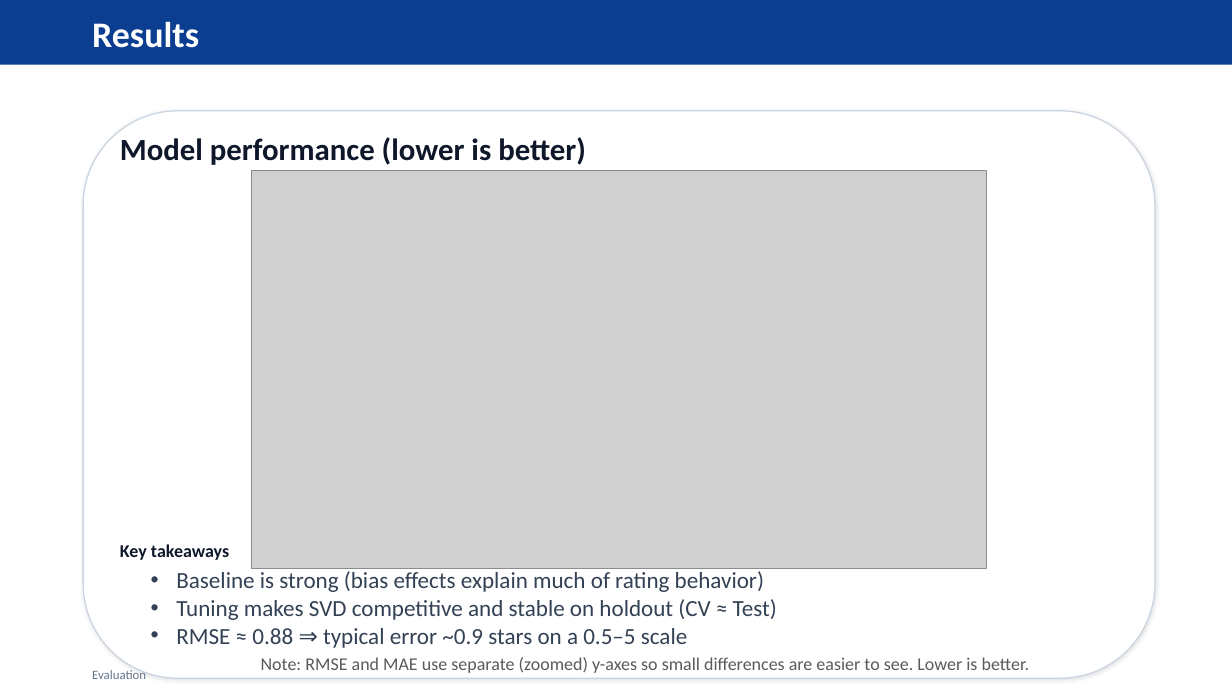
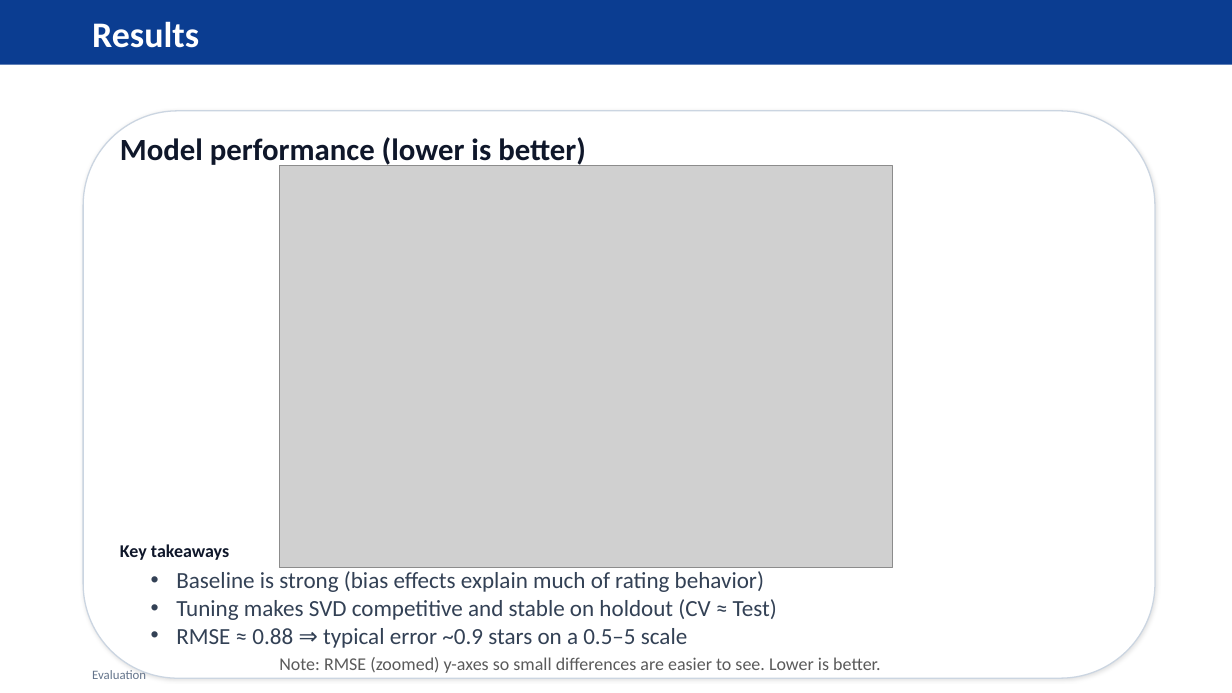
Before and after one commit to rahroy82/movielens-recommendation-system, a slide deck: slide 6 of MovieLens_Recommender_Presentation.pptx. Drawn at 1232x693 pixels with LibreOffice and Linux fonts; fonts in the diff are those of the drawing; grey boxes stand for pictures. Boxes give left, top, right and bottom in pixels: in the first picture for what was removed or moved away, otherwise in the second. Text is boxed around its words. In the diff, an @@ line names an element or a change of style, - is before the commit and + after.

Commit message:
add presentation pdf

```diff
--- a/MovieLens_Recommender_Presentation.pptx
+++ b/MovieLens_Recommender_Presentation.pptx
@@ picture: place and size @@
-picture at <box>251,171,986,568</box>
+picture at <box>279,165,893,567</box>
@@ text at <box>279,657,881,673</box>: text changed @@
-Note: RMSE and MAE use separate (zoomed) y-axes so small differences are easier to see. Lower is better.
+Note: RMSE (zoomed) y-axes so small differences are easier to see. Lower is better.
```
Also in this commit, not shown: 1 other slide changed, 5 other files.
